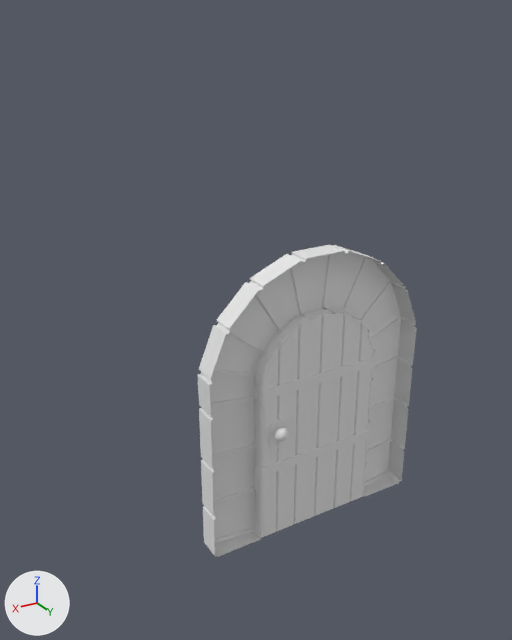
One commit to the FBX model 404 Book Not Found/Assets/Echo/Models/Door ish.fbx: the scene before it, then after it.
Both versions are drawn from a camera (50 mm lens) standing at (3.63, 4.18, 4.11) and looking at (1.07, -0.09, 1.97). Lighting does not change. The marker at lower left points along +X, +Y and +Z. Where no turn or scale is listed for an object, it has been applied to the vertices.
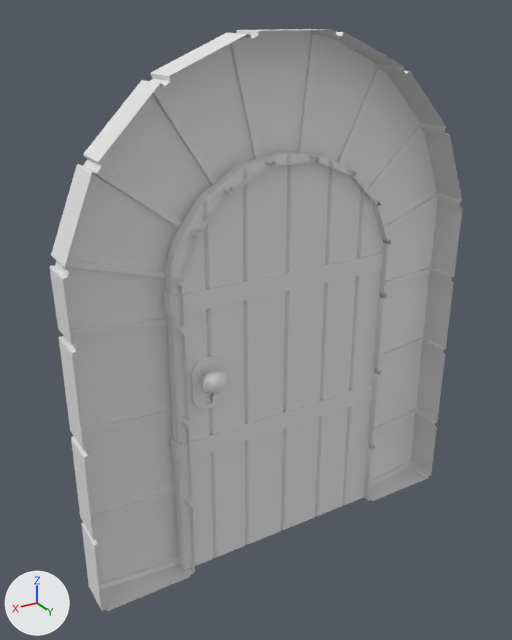
Commit message: Bigger door

The change in detail:
me_circle_003 has 684 vertices, 736 faces and spans x -0.03..1.12, y -0.16..0.17, z 0.0..1.96.
me_circle_003 is used by ob_circle_001; location (0.0, 0.0, 0.0).
me_circle_003 part 1: the whole mesh is scaled about the mesh origin by (1.65, 1.45, 1.65).
me_circle_001 has 728 vertices, 605 faces and spans x -1.01..1.01, y -0.03..0.17, z -1.86..0.58.
me_circle_001 is used by ob_circle; location (0.542, -0.122, 1.865).
me_circle_001 part 2: the whole mesh is scaled about the mesh origin by (1.65, 1.45, 1.65).
Object 'Circle' (ob_circle) moves from (0.542, -0.122, 1.865) to (0.887, -0.122, 3.061).

Location of each change, (x1, y1, x2, y2) in pixels of the pictures (512 x 640 px):
'Circle', mesh rescaled, moved (88% wider, 86% taller): before (198, 245, 417, 557); after (50, 29, 462, 611)
'Circle.001', mesh rescaled (83% wider, 83% taller): before (255, 309, 374, 538); after (164, 151, 383, 570)
